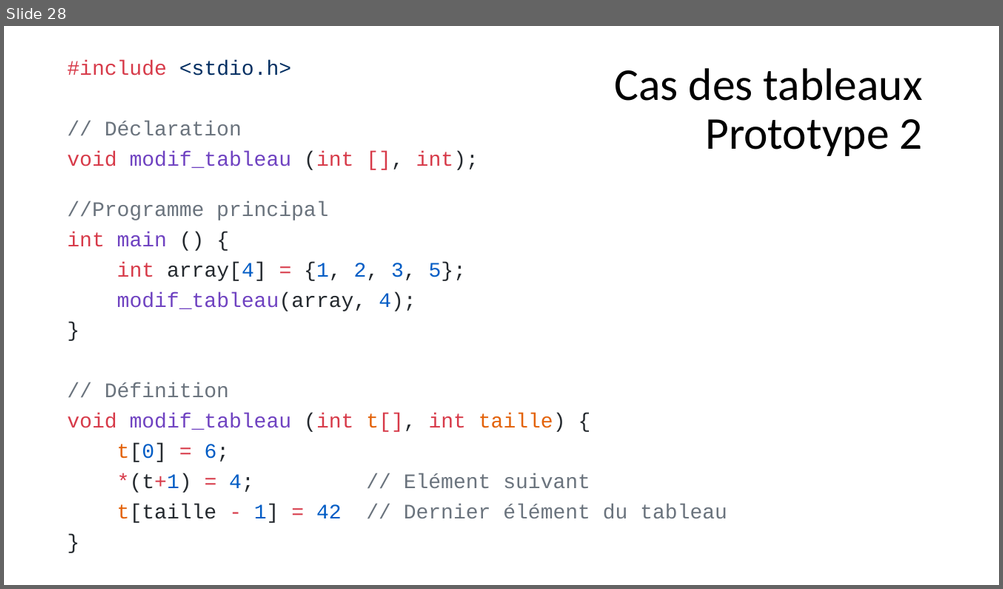
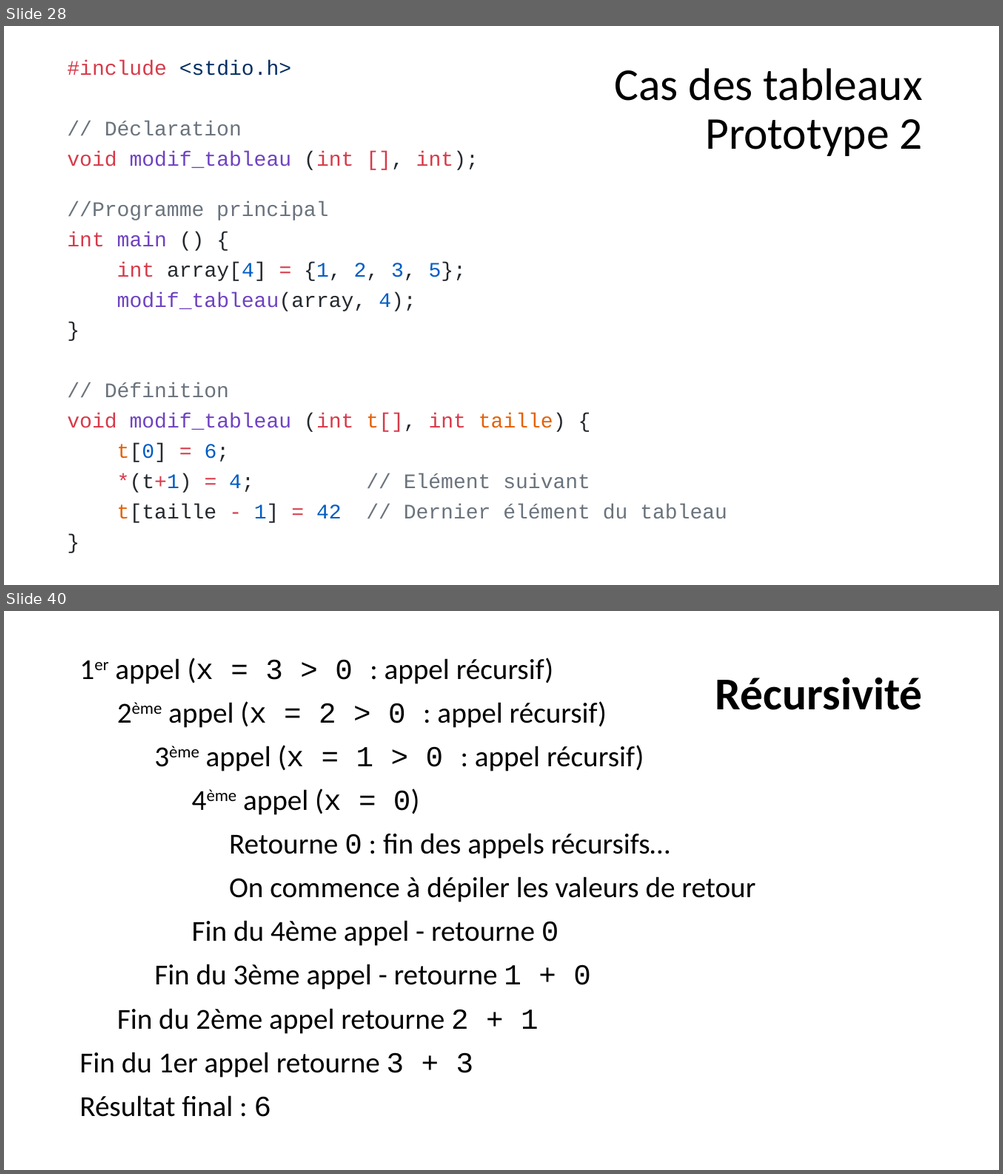
Before and after one commit to standard3/BTS1, a slide deck: 02_C/05_Fonctions/Fonctions.pptx. Shown one above the other, each under a label of ours: slide 28 before the commit, slides 28 and 40 after it; the slides between them are not shown. The pictures are 1003x589 and 1003x1174 pixels, drawn with LibreOffice and Linux fonts; fonts in the diff are those of the drawing. Boxes give left, top, right and bottom in pixels: in the first picture for what was removed or moved away, otherwise in the second. Text is boxed around its words. In the diff, an @@ line names an element or a change of style, - is before the commit and + after.

```diff
--- a/02_C/05_Fonctions/Fonctions.pptx
+++ b/02_C/05_Fonctions/Fonctions.pptx
@@ slide 40 added at bbox=[4, 611, 999, 1170], background #FFFFFF @@
@@ text added at bbox=[79, 658, 755, 1117], 28 pt, text #000000 @@
+1er appel (x = 3 > 0 : appel récursif)
+  2ème appel (x = 2 > 0 : appel récursif)
+    3ème appel (x = 1 > 0 : appel récursif)
+      4ème appel (x = 0)
+        Retourne 0 : fin des appels récursifs…
+        On commence à dépiler les valeurs de retour
+      Fin du 4ème appel - retourne 0
+    Fin du 3ème appel - retourne 1 + 0
+  Fin du 2ème appel retourne 2 + 1
+Fin du 1er appel retourne 3 + 3
+Résultat final : 6
@@ title added at bbox=[715, 677, 922, 710], 44 pt, text #000000, bold @@
+Récursivité
```
Also in this commit, not shown: 12 other slides added, 3 other files.
